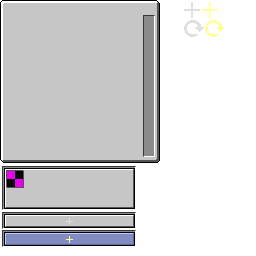
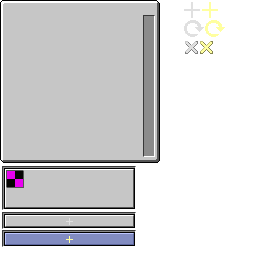
Layered file, before and after one edit (256px x 256px). Changes by layer:
added layer "Слой 24" above "Слой 23" over [185, 41, 198, 54]
added layer "Слой 23" above "Слой 15 копия 2" over [194, 41, 213, 54]
